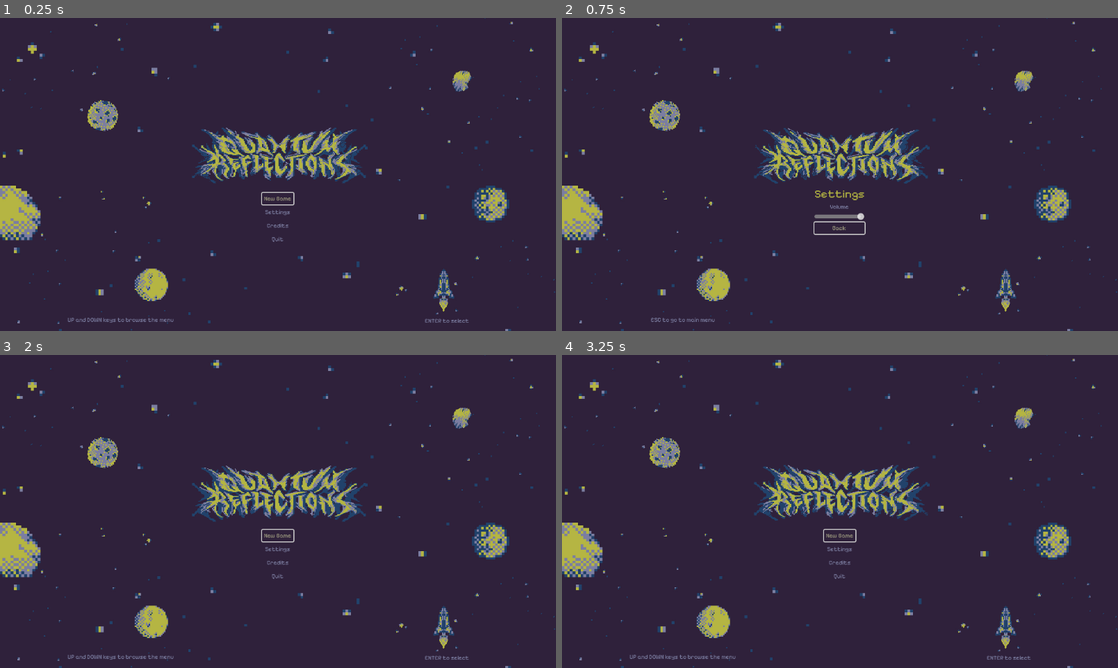
Above: before the commit, frames 1-4 (two rows, left to right).
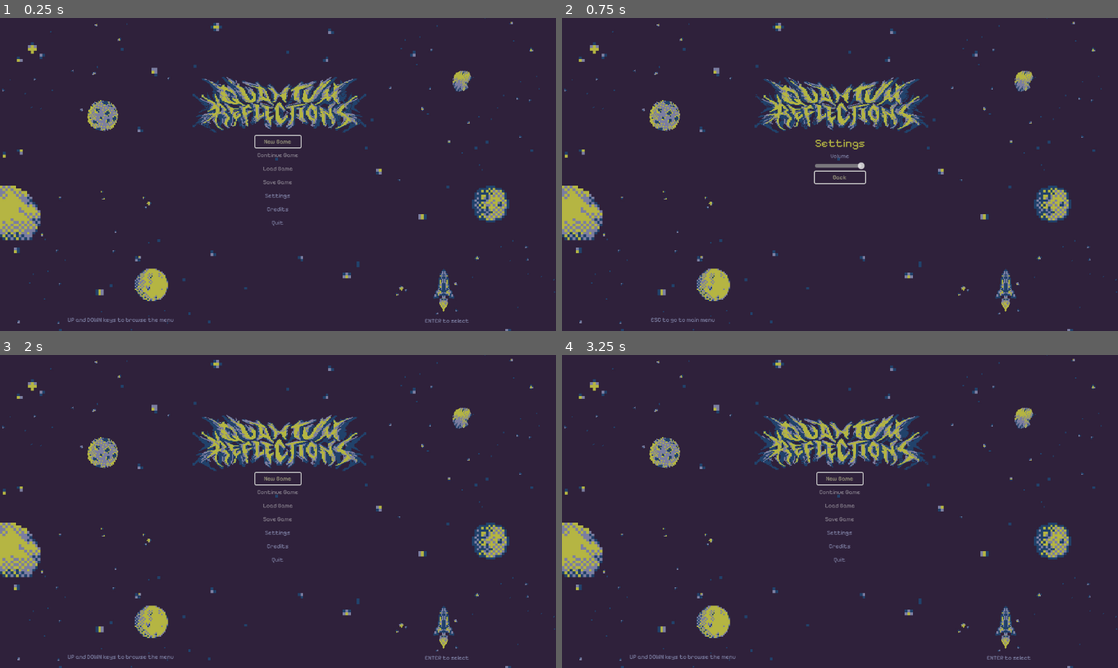
Above: after the commit, the same moments.

Repository: iparosds/Quantum-Reflections
Game: Godot game, scene res://scenes/menu.tscn
The game is run twice, just before and just after one commit, with the same random seed, the same clock (stepped at 60 frames per second) and the same inputs.
Inputs:
- Up to frame 1 (0.25 s): no input
- Up to frame 2 (0.75 s): click "Settings" at 0.5 s
- Up to frame 3 (2 s): click "Back" at 1.25 s
- Up to frame 4 (3.25 s): click "Credits" at 2 s; click "Back" at 2.75 s

The runs differ from the first frame. In frame 1, 6.9% of the frame differs, in the area x 34-66%, y 18-72%; in frame 2, 7.0%; in frame 3, 7.1%, in the area x 34-66%, y 19-72%; in frame 4, 7.0%.

Commit message:
criar padrão visual para botões desativados [issue : #12]

Diff:
--- a/scenes/menu.tscn
+++ b/scenes/menu.tscn
@@ -102,88 +102,120 @@
 
 [node name="MarginContainer" type="MarginContainer" parent="."]
 layout_mode = 1
-anchors_preset = -1
+anchors_preset = 8
 anchor_left = 0.5
-anchor_top = 0.608
+anchor_top = 0.5
 anchor_right = 0.5
-anchor_bottom = 0.608
-offset_left = -68.0
-offset_top = -76.984
-offset_right = 67.0
-offset_bottom = 121.016
+anchor_bottom = 0.5
+offset_left = -67.5
+offset_top = -112.0
+offset_right = 67.5
+offset_bottom = 112.0
 grow_horizontal = 2
 grow_vertical = 2
 size_flags_horizontal = 4
 size_flags_vertical = 4
 theme = SubResource("Theme_uhqyi")
-
-[node name="VBoxContainer" type="VBoxContainer" parent="MarginContainer"]
-layout_mode = 2
-size_flags_horizontal = 4
-size_flags_vertical = 4
-size_flags_stretch_ratio = 0.0
-theme = SubResource("Theme_uhqyi")
-
-[node name="New_Game" type="Button" parent="MarginContainer/VBoxContainer"]
-layout_mode = 2
-focus_neighbor_top = NodePath("../Quit")
-focus_neighbor_bottom = NodePath("../Settings")
-theme = SubResource("Theme_uhqyi")
-theme_override_colors/font_hover_color = Color(0.623529, 0.615686, 0.505882, 1)
-theme_override_colors/font_color = Color(0.486275, 0.494118, 0.631373, 1)
-theme_override_colors/font_focus_color = Color(0.623529, 0.615686, 0.505882, 1)
-theme_override_fonts/font = ExtResource("3_la3r8")
-theme_override_font_sizes/font_size = 12
-text = "New Game"
-flat = true
-
-[node name="Settings" type="Button" parent="MarginContainer/VBoxContainer"]
-layout_mode = 2
-size_flags_vertical = 4
-focus_neighbor_top = NodePath("../New_Game")
-focus_neighbor_bottom = NodePath("../Credits")
-theme = SubResource("Theme_uhqyi")
-theme_override_colors/font_hover_color = Color(0.623529, 0.615686, 0.505882, 1)
-theme_override_colors/font_color = Color(0.486275, 0.494118, 0.631373, 1)
-theme_override_colors/font_focus_color = Color(0.623529, 0.615686, 0.505882, 1)
-theme_override_fonts/font = ExtResource("3_la3r8")
-theme_override_font_sizes/font_size = 12
-text = "Settings"
-flat = true
-
-[node name="Credits" type="Button" parent="MarginContainer/VBoxContainer"]
-layout_mode = 2
-size_flags_vertical = 4
-size_flags_stretch_ratio = 0.0
-focus_neighbor_top = NodePath("../Settings")
-focus_neighbor_bottom = NodePath("../Quit")
-theme = SubResource("Theme_uhqyi")
-theme_override_colors/font_hover_color = Color(0.623529, 0.615686, 0.505882, 1)
-theme_override_colors/font_color = Color(0.486275, 0.494118, 0.631373, 1)
-theme_override_colors/font_focus_color = Color(0.623529, 0.615686, 0.505882, 1)
-theme_override_fonts/font = ExtResource("3_la3r8")
-theme_override_font_sizes/font_size = 12
-text = "Credits"
-flat = true
-
-[node name="Quit" type="Button" parent="MarginContainer/VBoxContainer"]
-layout_mode = 2
-focus_neighbor_top = NodePath("../Credits")
-focus_neighbor_bottom = NodePath("../New_Game")
-theme = SubResource("Theme_uhqyi")
-theme_override_colors/font_hover_color = Color(0.623529, 0.615686, 0.505882, 1)
-theme_override_colors/font_color = Color(0.486275, 0.494118, 0.631373, 1)
-theme_override_colors/font_focus_color = Color(0.623529, 0.615686, 0.505882, 1)
-theme_override_fonts/font = ExtResource("3_la3r8")
-theme_override_font_sizes/font_size = 12
-text = "Quit"
-flat = true
+theme_override_constants/margin_top = 32
 
 [node name="AnimatedSprite2D" type="AnimatedSprite2D" parent="MarginContainer"]
 position = Vector2(70, -31)
 sprite_frames = SubResource("SpriteFrames_6ibcn")
 autoplay = "default"
 frame_progress = 0.603134
+
+[node name="VBoxContainer" type="VBoxContainer" parent="MarginContainer"]
+custom_minimum_size = Vector2(94, 192)
+layout_mode = 2
+size_flags_horizontal = 4
+size_flags_vertical = 4
+size_flags_stretch_ratio = 0.0
+theme = SubResource("Theme_uhqyi")
+
+[node name="New_Game" type="Button" parent="MarginContainer/VBoxContainer"]
+layout_mode = 2
+focus_neighbor_top = NodePath("../Quit")
+focus_neighbor_bottom = NodePath("../Settings")
+theme = SubResource("Theme_uhqyi")
+theme_override_colors/font_hover_color = Color(0.623529, 0.615686, 0.505882, 1)
+theme_override_colors/font_color = Color(0.486275, 0.494118, 0.631373, 1)
+theme_override_colors/font_focus_color = Color(0.623529, 0.615686, 0.505882, 1)
+theme_override_fonts/font = ExtResource("3_la3r8")
+theme_override_font_sizes/font_size = 12
+text = "New Game"
+flat = true
+
+[node name="Continue_Game" type="Button" parent="MarginContainer/VBoxContainer"]
+layout_mode = 2
+theme_override_colors/font_color = Color(0.486275, 0.494118, 0.631373, 1)
+theme_override_colors/font_focus_color = Color(0.639216, 0.631373, 0.494118, 1)
+theme_override_fonts/font = ExtResource("3_la3r8")
+theme_override_font_sizes/font_size = 12
+disabled = true
+text = "Continue Game"
+flat = true
+
+[node name="Load_Game" type="Button" parent="MarginContainer/VBoxContainer"]
+layout_mode = 2
+theme_override_colors/font_color = Color(0.486275, 0.494118, 0.631373, 1)
+theme_override_colors/font_focus_color = Color(0.639216, 0.631373, 0.494118, 1)
+theme_override_fonts/font = ExtResource("3_la3r8")
+theme_override_font_sizes/font_size = 12
+disabled = true
+text = "Load Game"
+flat = true
+
+[node name="Save_Game" type="Button" parent="MarginContainer/VBoxContainer"]
+layout_mode = 2
+theme_override_colors/font_color = Color(0.486275, 0.494118, 0.631373, 1)
+theme_override_colors/font_focus_color = Color(0.639216, 0.631373, 0.494118, 1)
+theme_override_fonts/font = ExtResource("3_la3r8")
+theme_override_font_sizes/font_size = 12
+disabled = true
+text = "Save Game"
+flat = true
+
+[node name="Settings" type="Button" parent="MarginContainer/VBoxContainer"]
+layout_mode = 2
+size_flags_vertical = 4
+focus_neighbor_top = NodePath("../New_Game")
+focus_neighbor_bottom = NodePath("../Credits")
+theme = SubResource("Theme_uhqyi")
+theme_override_colors/font_hover_color = Color(0.623529, 0.615686, 0.505882, 1)
+theme_override_colors/font_color = Color(0.486275, 0.494118, 0.631373, 1)
+theme_override_colors/font_focus_color = Color(0.623529, 0.615686, 0.505882, 1)
+theme_override_fonts/font = ExtResource("3_la3r8")
+theme_override_font_sizes/font_size = 12
+text = "Settings"
+flat = true
+
+[node name="Credits" type="Button" parent="MarginContainer/VBoxContainer"]
+layout_mode = 2
+size_flags_vertical = 4
+size_flags_stretch_ratio = 0.0
+focus_neighbor_top = NodePath("../Settings")
+focus_neighbor_bottom = NodePath("../Quit")
+theme = SubResource("Theme_uhqyi")
+theme_override_colors/font_hover_color = Color(0.623529, 0.615686, 0.505882, 1)
+theme_override_colors/font_color = Color(0.486275, 0.494118, 0.631373, 1)
+theme_override_colors/font_focus_color = Color(0.623529, 0.615686, 0.505882, 1)
+theme_override_fonts/font = ExtResource("3_la3r8")
+theme_override_font_sizes/font_size = 12
+text = "Credits"
+flat = true
+
+[node name="Quit" type="Button" parent="MarginContainer/VBoxContainer"]
+layout_mode = 2
+focus_neighbor_top = NodePath("../Credits")
+focus_neighbor_bottom = NodePath("../New_Game")
+theme = SubResource("Theme_uhqyi")
+theme_override_colors/font_hover_color = Color(0.623529, 0.615686, 0.505882, 1)
+theme_override_colors/font_color = Color(0.486275, 0.494118, 0.631373, 1)
+theme_override_colors/font_focus_color = Color(0.623529, 0.615686, 0.505882, 1)
+theme_override_fonts/font = ExtResource("3_la3r8")
+theme_override_font_sizes/font_size = 12
+text = "Quit"
+flat = true
 
 [node name="down_sound" type="AudioStreamPlayer" parent="."]
 stream = ExtResource("3_7krxr")
@@ -220,6 +252,9 @@
 
 [connection signal="mouse_entered" from="MarginContainer/VBoxContainer/New_Game" to="." method="_on_new_game_mouse_entered"]
 [connection signal="pressed" from="MarginContainer/VBoxContainer/New_Game" to="." method="_on_new_game_pressed"]
+[connection signal="pressed" from="MarginContainer/VBoxContainer/Continue_Game" to="." method="_on_continue_game_pressed"]
+[connection signal="pressed" from="MarginContainer/VBoxContainer/Load_Game" to="." method="_on_load_game_pressed"]
+[connection signal="pressed" from="MarginContainer/VBoxContainer/Save_Game" to="." method="_on_save_game_pressed"]
 [connection signal="mouse_entered" from="MarginContainer/VBoxContainer/Settings" to="." method="_on_settings_mouse_entered"]
 [connection signal="pressed" from="MarginContainer/VBoxContainer/Settings" to="." method="_on_settings_pressed"]
 [connection signal="mouse_entered" from="MarginContainer/VBoxContainer/Credits" to="." method="_on_credits_mouse_entered"]
--- a/scenes/settings_menu.tscn
+++ b/scenes/settings_menu.tscn
@@ -89,21 +89,21 @@
 expand_mode = 2
 
 [node name="MarginContainer" type="MarginContainer" parent="."]
-anchors_preset = -1
+anchors_preset = 8
 anchor_left = 0.5
-anchor_top = 0.608
+anchor_top = 0.5
 anchor_right = 0.5
-anchor_bottom = 0.608
-offset_left = -68.0
-offset_top = -76.984
-offset_right = 67.0
-offset_bottom = 121.016
+anchor_bottom = 0.5
+offset_left = -67.5
+offset_top = -99.0
+offset_right = 67.5
+offset_bottom = 99.0
 grow_horizontal = 2
 grow_vertical = 2
 size_flags_horizontal = 4
 size_flags_vertical = 4
 theme = SubResource("Theme_n35ux")
-theme_override_constants/margin_bottom = 36
+theme_override_constants/margin_top = 32
 
 [node name="AnimatedLogo" type="AnimatedSprite2D" parent="MarginContainer"]
 position = Vector2(70, -31)
@@ -111,6 +111,7 @@
 autoplay = "default"
 
 [node name="ButtonsContainer" type="VBoxContainer" parent="MarginContainer"]
+custom_minimum_size = Vector2(94, 192)
 layout_mode = 2
 size_flags_horizontal = 4
 size_flags_vertical = 4
--- a/scripts/menu.gd
+++ b/scripts/menu.gd
@@ -14,17 +14,33 @@
 	AudioPlayer._play_level_music()
 	new_game_button.grab_focus()
 
+
 func _on_new_game_pressed() -> void:
 	$select_sound.play()
 	get_tree().change_scene_to_packed(start_game)
+
+
+func _on_continue_game_pressed() -> void:
+	pass # Replace with function body.
+
+
+func _on_load_game_pressed() -> void:
+	pass # Replace with function body.
+
+
+func _on_save_game_pressed() -> void:
+	pass # Replace with function body.
+
 
 func _on_settings_pressed() -> void:
 	$select_sound.play()
 	get_tree().change_scene_to_file("res://scenes/settings_menu.tscn")
 
+
 func _on_credits_pressed() -> void:
 	$select_sound.play()
 	get_tree().change_scene_to_file("res://scenes/creditos.tscn")
+
 
 func _on_quit_pressed() -> void:
 	$select_sound.play()
